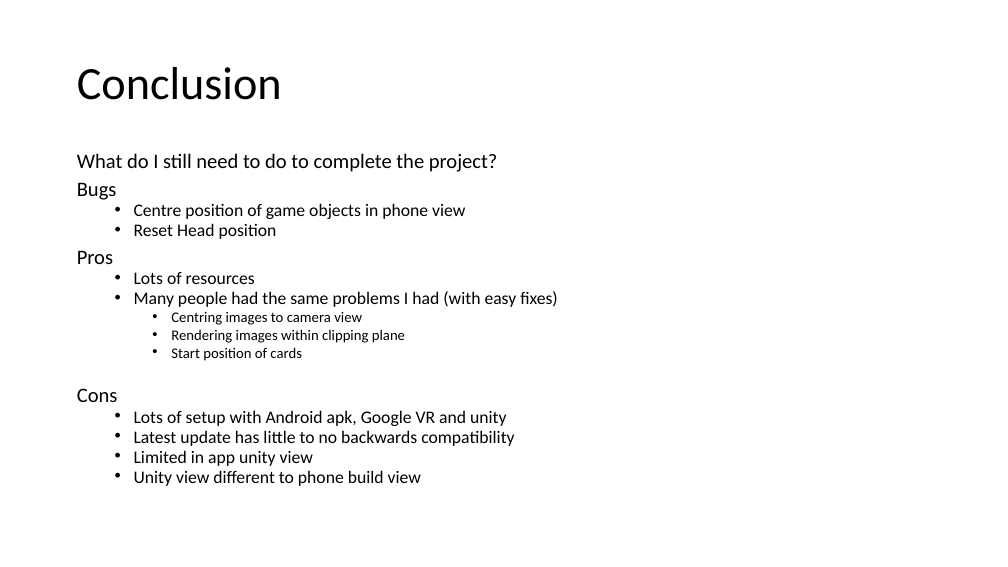
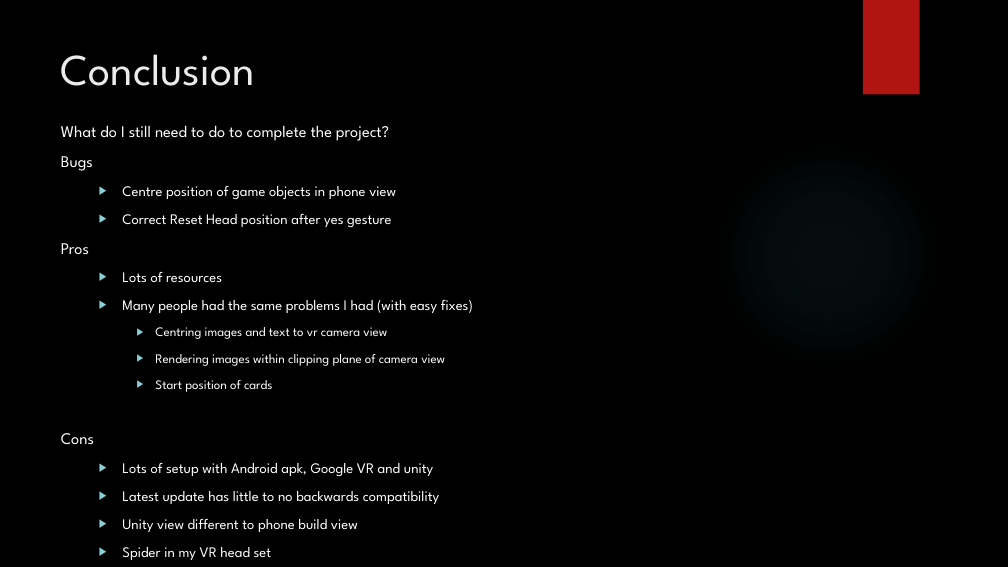
Before and after one commit to kevgleeson78/Gesture-Based-UI-Project, a slide deck: slide 8 of Presentation/New Microsoft PowerPoint Presentation.pptx (slide 9 before the commit). Drawn at 1008x567 pixels with LibreOffice and Linux fonts; fonts in the diff are those of the drawing; background and template pictures are left out. Boxes give left, top, right and bottom in pixels: in the first picture for what was removed or moved away, otherwise in the second. Text is boxed around its words. In the diff, an @@ line names an element or a change of style, - is before the commit and + after.

```diff
--- a/Presentation/New Microsoft PowerPoint Presentation.pptx
+++ b/Presentation/New Microsoft PowerPoint Presentation.pptx
@@ background #FFFFFF to picture (left out) @@
@@ rectangle added at bbox=[863, 0, 920, 95], fill #B01513 @@
@@ title "Conclusion": place and size @@
-title "Conclusion" at bbox=[77, 67, 282, 100]
+title "Conclusion" at bbox=[61, 54, 255, 86]
@@ title "Conclusion" at bbox=[61, 54, 255, 86]: size 44 to 42 pt, font Calibri to League Spartan, text colour #000000 to #EBEBEB; line spacing 0.9 to 1; vertical alignment middle to top @@
@@ text "What do I still need ...": place and size @@
-text "What do I still need ..." at bbox=[77, 153, 558, 486]
+text "What do I still need ..." at bbox=[61, 125, 473, 560]
@@ text at bbox=[61, 125, 473, 532]: size 19.6 to 15.5 pt in "What do I still need to do ...", "Bugs", "Pros", "Cons"; font Calibri to League Spartan, text colour #000000 to #FFFFFF in "What do I still need to do ...", "Bugs", "Centre position of game objects in phone ...", "Pros" and 7 more places; size 16.8 to 13.9 pt in "Centre position of game objects in phone ...", "Lots of resources", "Many people had the same problems I ...", "Lots of setup with Android apk, Google ..." and 2 more places; size 14 to 12.4 pt in "Start position of cards"; line spacing 0.7 to 1; bullet • to ▶; more space between paragraphs @@
@@ ellipse added at bbox=[712, 138, 944, 371], fill gradient #50B9C1 @@
@@ text at bbox=[122, 214, 391, 227]: text changed; size 16.8 to 13.9 pt; font Calibri to League Spartan; text colour #000000 to #FFFFFF @@
-  • Reset Head position
+  ▶ Correct Reset Head position after yes gesture
@@ text at bbox=[155, 327, 445, 366]: text changed; size 14 to 12.4 pt; font Calibri to League Spartan; text colour #000000 to #FFFFFF @@
-    • Centring images to camera view
-    • Rendering images within clipping plane
+    ▶ Centring images and text to vr camera view
+    ▶ Rendering images within clipping plane of camera view
@@ text at bbox=[134, 450, 313, 466]: paragraph removed @@
-  • Limited in app unity view
@@ text at bbox=[122, 547, 272, 560]: paragraph added @@
+  ▶ Spider in my VR head set
```
Also in this commit, not shown: 7 other slides changed, 1 slide removed, 1 other file.
